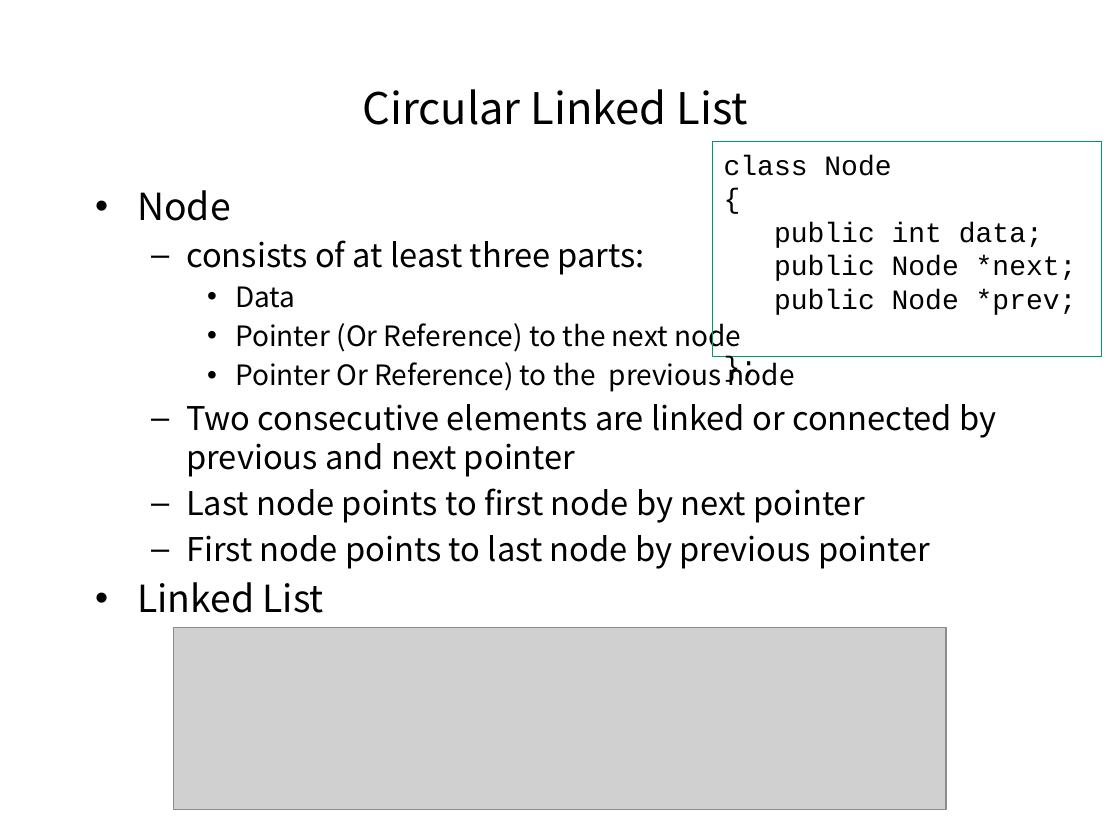
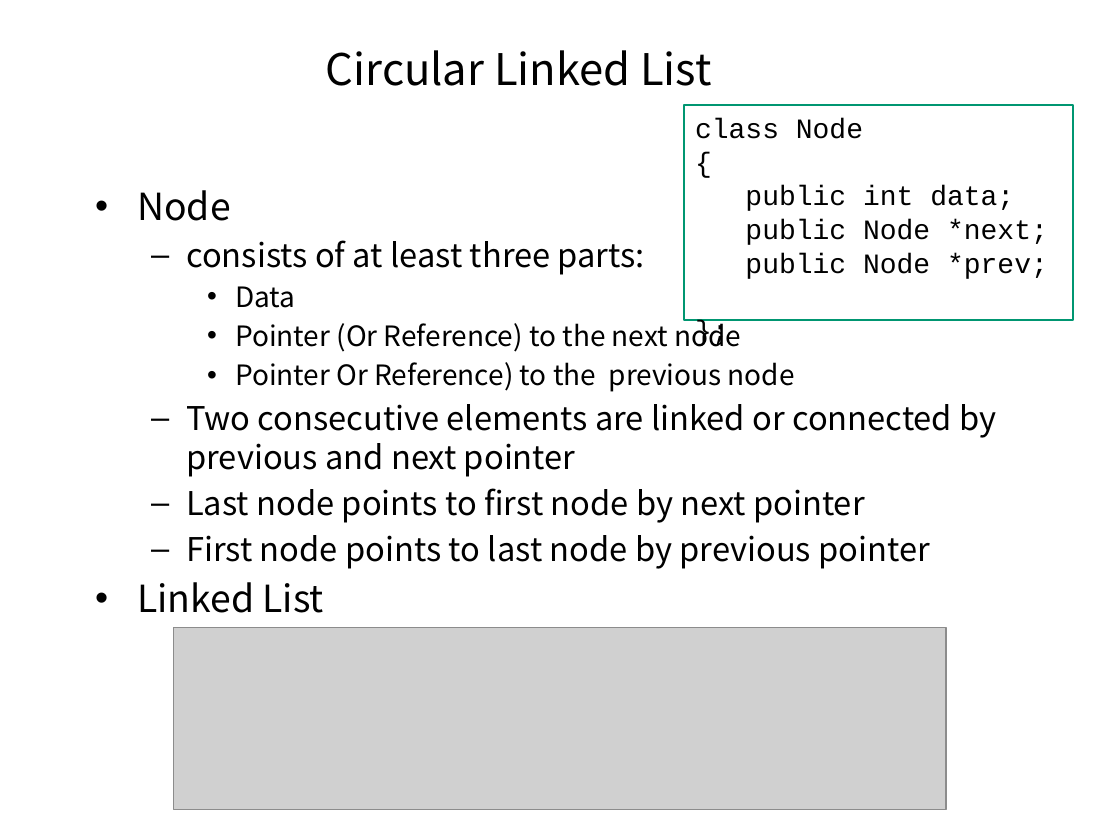
Before and after one commit to pankajfri/Training-Materials, a slide deck: slide 8 of Objected Oriented Programming Concepts Using C++ & Data Structures/Data Structures.pptx (slide 7 before the commit). Drawn at 1120x840 pixels with LibreOffice and Linux fonts; fonts in the diff are those of the drawing; grey boxes stand for pictures; background and template pictures are left out. Boxes give left, top, right and bottom in pixels: in the first picture for what was removed or moved away, otherwise in the second. Text is boxed around its words. In the diff, an @@ line names an element or a change of style, - is before the commit and + after.

```diff
--- a/Objected Oriented Programming Concepts Using C++ & Data Structures/Data Structures.pptx
+++ b/Objected Oriented Programming Concepts Using C++ & Data Structures/Data Structures.pptx
@@ title "Circular Linked List": place and size @@
-title "Circular Linked List" at (362,89,748,125)
+title "Circular Linked List" at (326,50,711,86)
@@ rectangle "class Node": place and size @@
-rectangle "class Node" at (712,141,1101,356)
+rectangle "class Node" at (684,105,1073,320)
```
Also in this commit, not shown: 4 other slides changed, 1 slide added, 3 other files.
